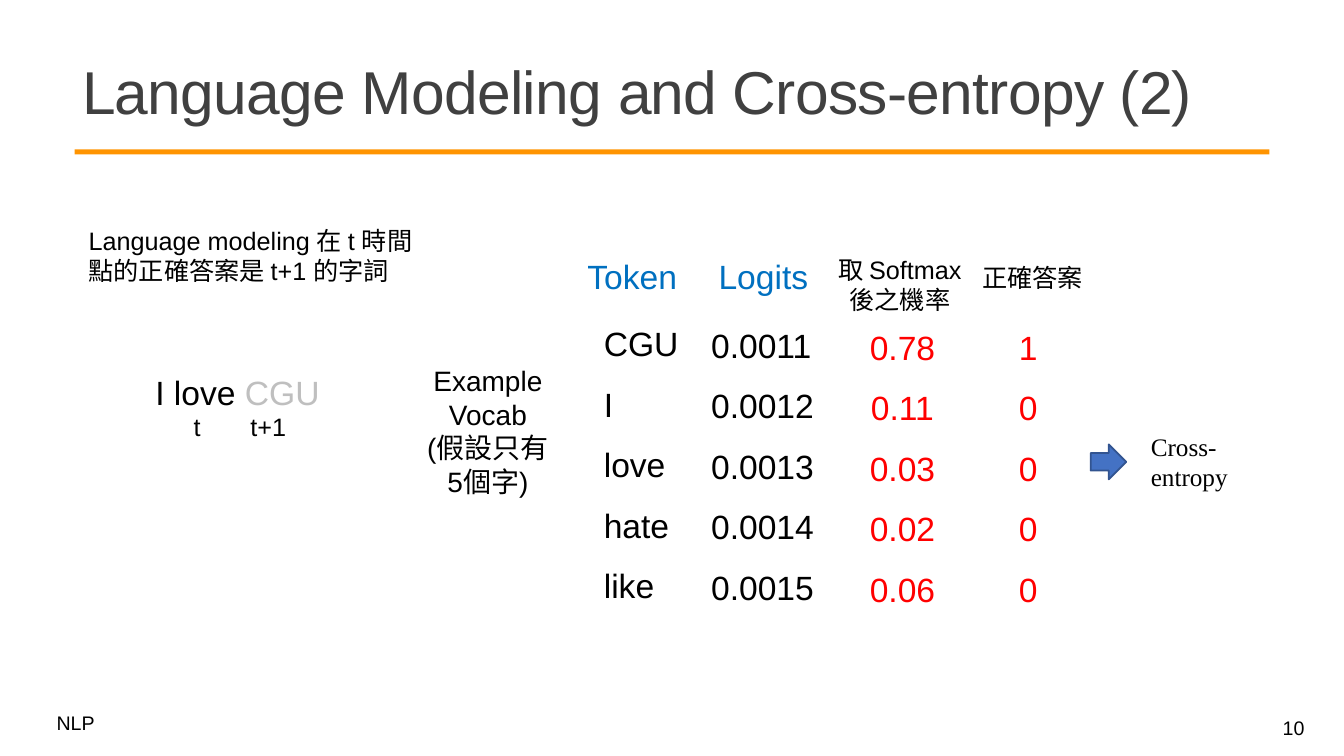
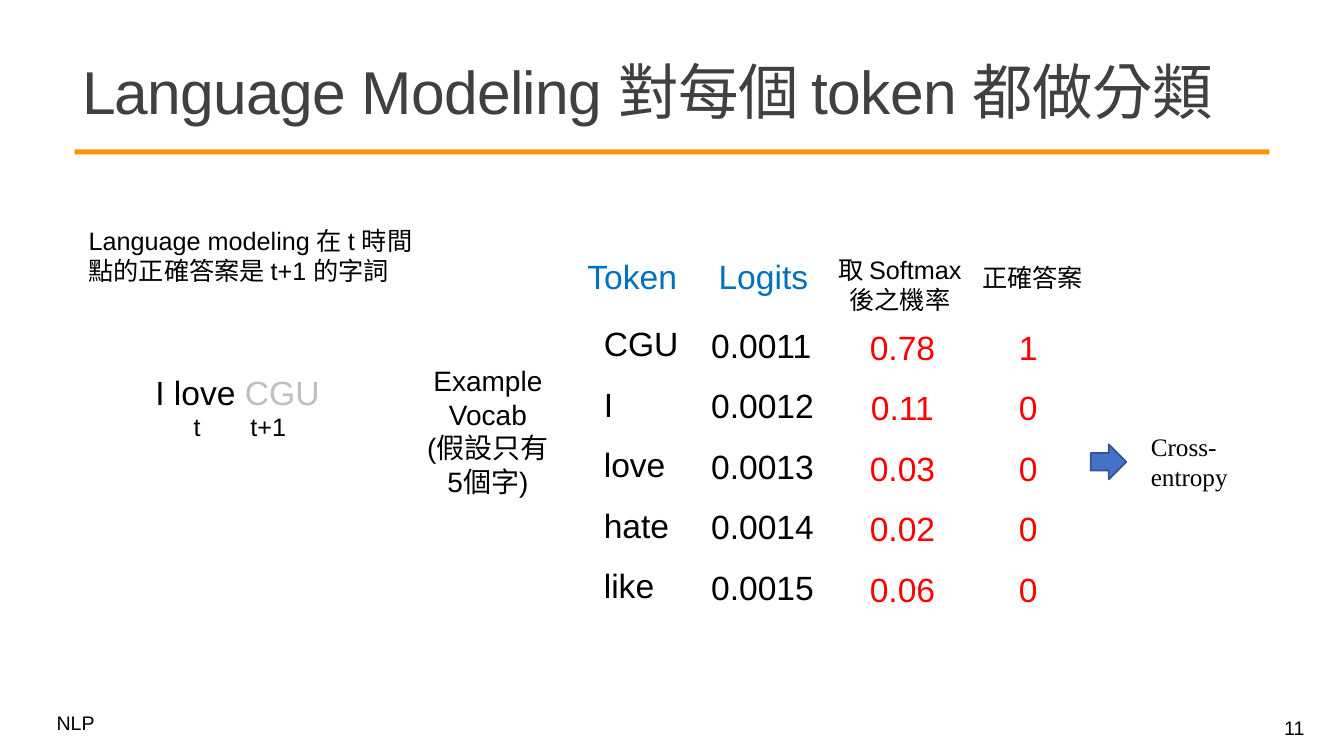
Before and after one commit to mcps5601/CGUNLP_2026_Spring, a slide deck: slide 11 of slides/w8_decoder_0413.pptx (slide 10 before the commit). Drawn at 1344x756 pixels with LibreOffice and Linux fonts; fonts in the diff are those of the drawing; background and template pictures are left out. Boxes give left, top, right and bottom in pixels: in the first picture for what was removed or moved away, otherwise in the second. Text is boxed around its words. In the diff, an @@ line names an element or a change of style, - is before the commit and + after.

```diff
--- a/slides/w8_decoder_0413.pptx
+++ b/slides/w8_decoder_0413.pptx
@@ title at [82, 63, 1213, 125]: text changed @@
-Language Modeling and Cross-entropy (2)
+Language Modeling 對每個 token 都做分類
@@ page number at [1284, 721, 1304, 735]: text changed @@
-10
+11
```
Also in this commit, not shown: 7 other slides changed, 2 slides added, 1 other file.
